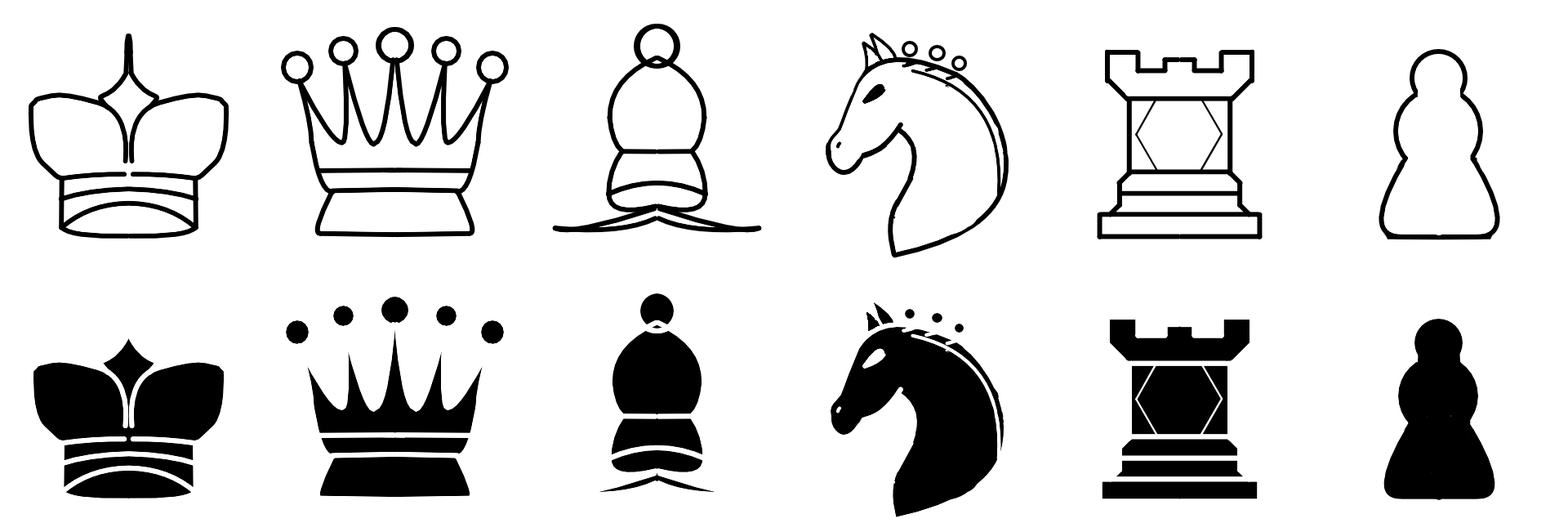
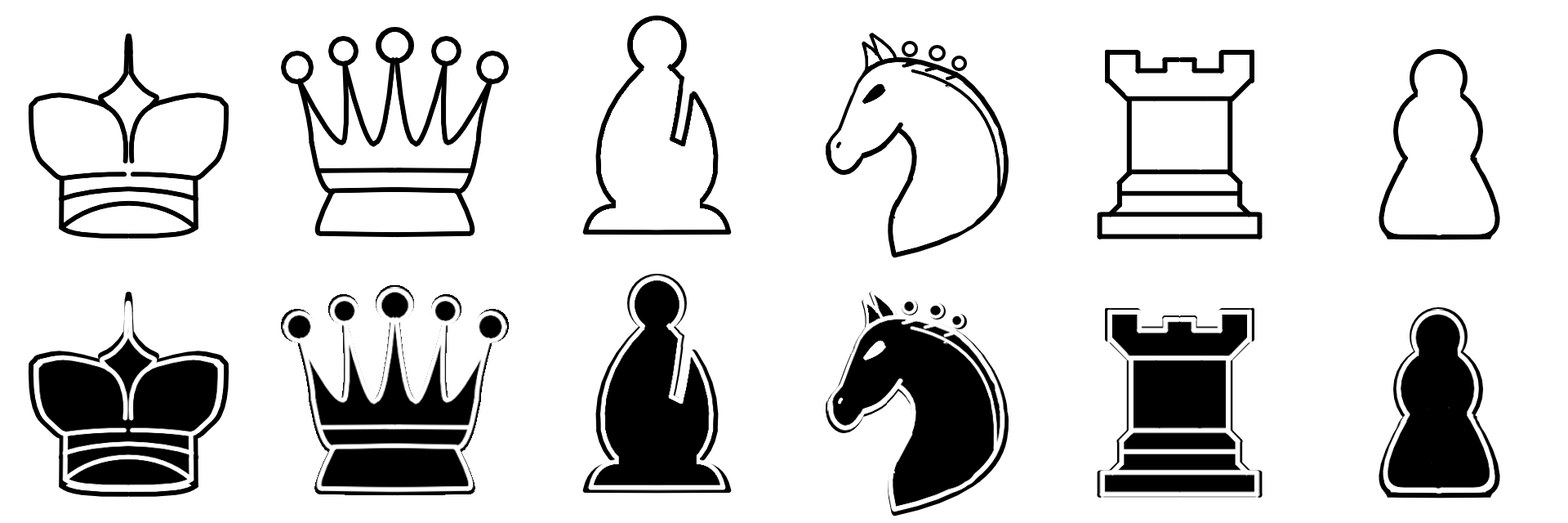
Comparing the layer stacks of the two 1568 x 523 images. Changes:
removed layer "Copy of W Merged" over [27, 273, 1501, 517]
renamed "2" to "B Merged", showed it, painted on it over [27, 104, 1501, 517]
painted on "W Merged" over [27, 15, 1500, 471]
